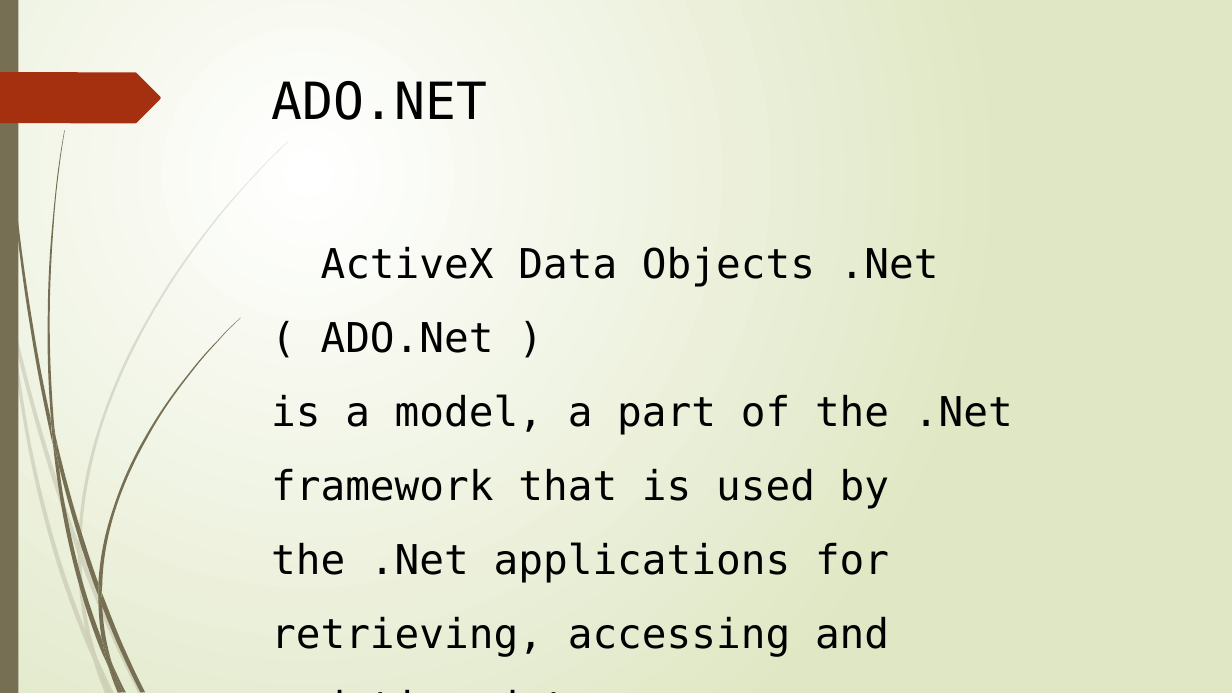
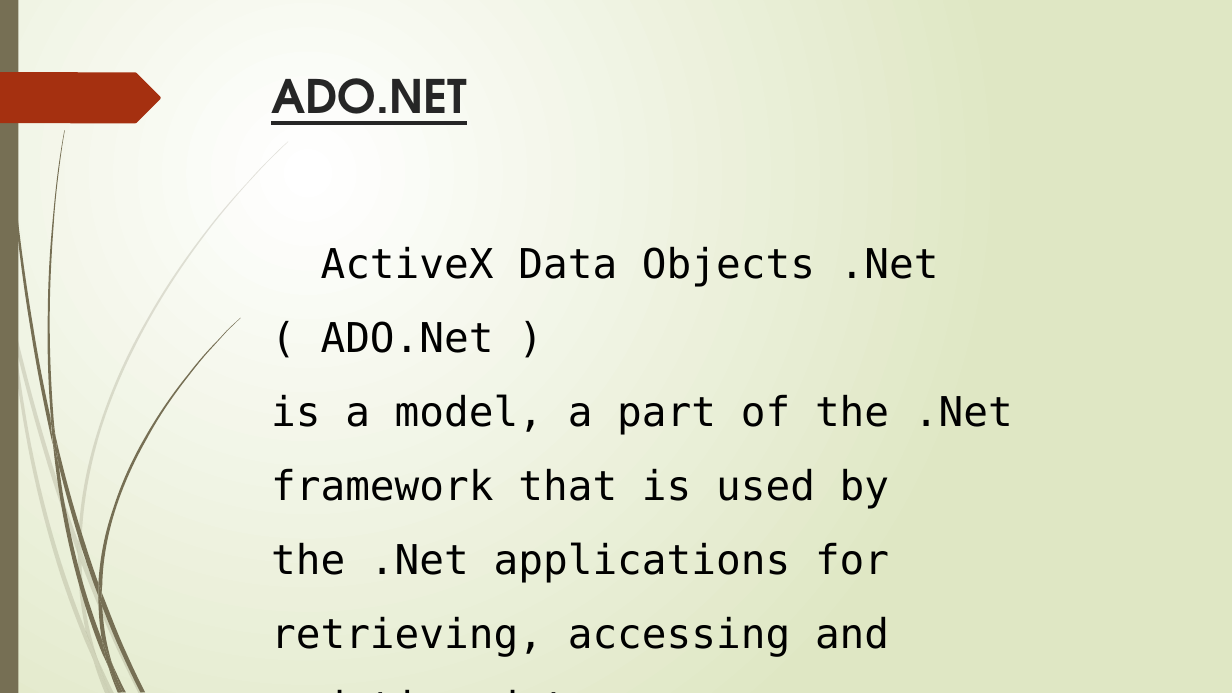
Before and after one commit to factopic/Visaul_Basic, a slide deck: slide 21 of PPT/VB_1.pptx. Drawn at 1232x693 pixels with LibreOffice and Linux fonts; fonts in the diff are those of the drawing. Boxes give left, top, right and bottom in pixels: in the first picture for what was removed or moved away, otherwise in the second. Text is boxed around its words. In the diff, an @@ line names an element or a change of style, - is before the commit and + after.

```diff
--- a/PPT/VB_1.pptx
+++ b/PPT/VB_1.pptx
@@ title "ADO.NET" at <box>271,78,467,125</box>: size 40 to 36 pt, font DejaVu Sans Mono to TeX Gyre Adventor, text colour #000000 to #262626, bold on, underline on @@
```
Also in this commit, not shown: 1 other slide changed.
